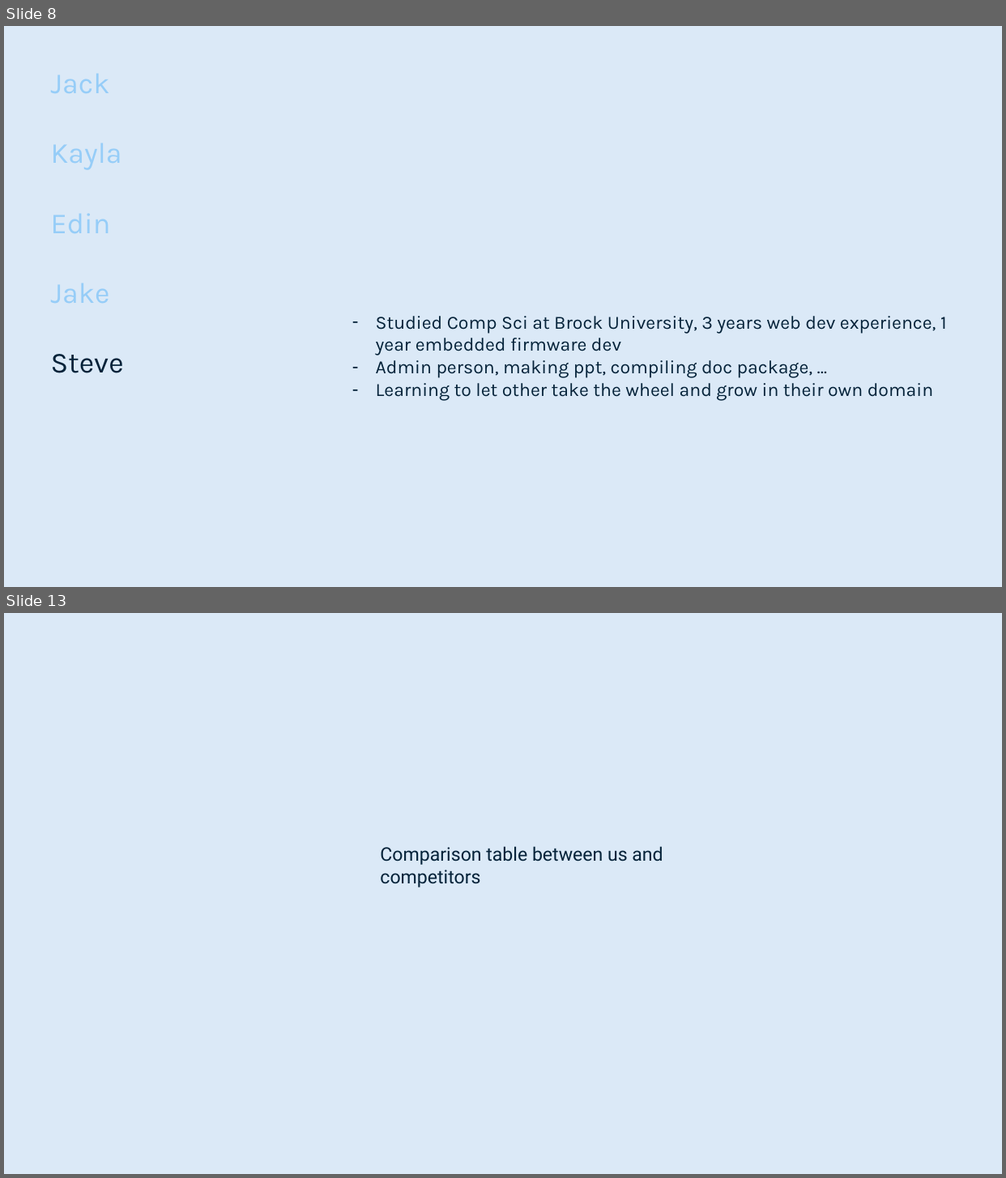
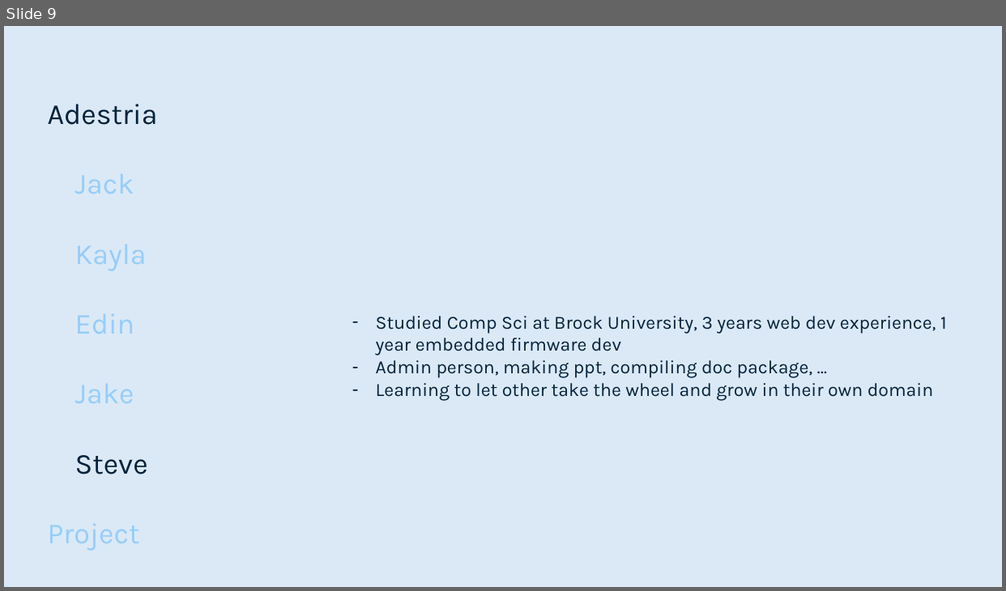
Before and after one commit to smutrux/prog1180, a slide deck: Deliverables/Presentation1.pptx. Shown one above the other, each under a label of ours: slides 8 and 13 before the commit, slide 9 after it; the slides between them are not shown. The pictures are 1006x1178 and 1006x591 pixels, drawn with LibreOffice and Linux fonts; fonts in the diff are those of the drawing. Boxes give left, top, right and bottom in pixels: in the first picture for what was removed or moved away, otherwise in the second. Text is boxed around its words. In the diff, an @@ line names an element or a change of style, - is before the commit and + after.

```diff
--- a/Deliverables/Presentation1.pptx
+++ b/Deliverables/Presentation1.pptx
@@ slide 13 removed at [4, 613, 1002, 1174], background #DBE9F7 @@
@@ text removed at [380, 846, 663, 888] @@
-Comparison table between us and competitors
@@ what was slide 8 is now slide 9 @@
@@ slide 9 changed as well @@
@@ text "Adestria": place and size @@
-text "Adestria" at [51, 74, 124, 373]
+text "Adestria" at [48, 104, 158, 551]
@@ text at [48, 104, 158, 125]: paragraph added @@
+Adestria
@@ text at [48, 523, 140, 551]: paragraph added @@
+Project
```
Also in this commit, not shown: 6 other slides changed, 9 slides added, 7 other slides removed.
